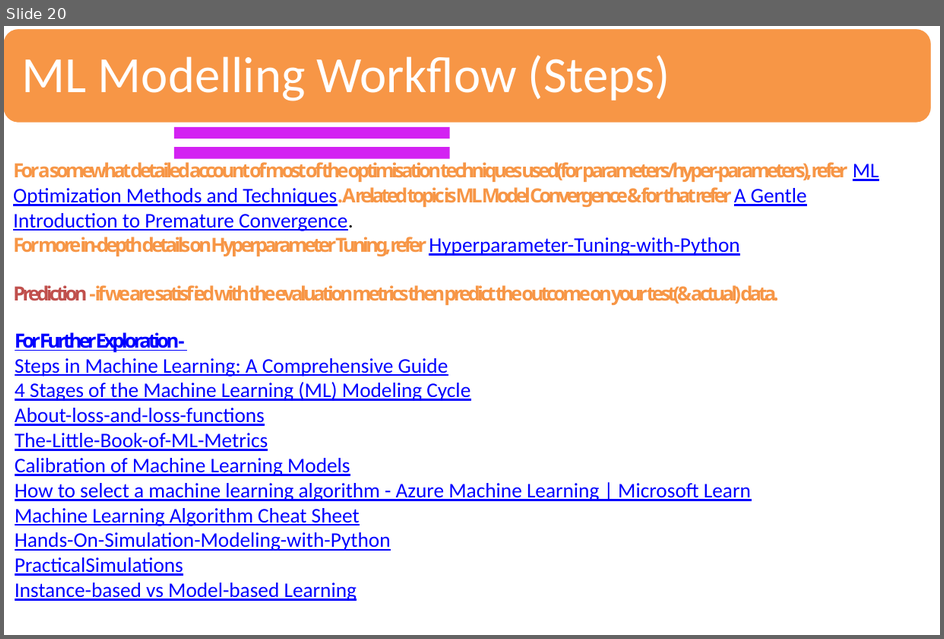
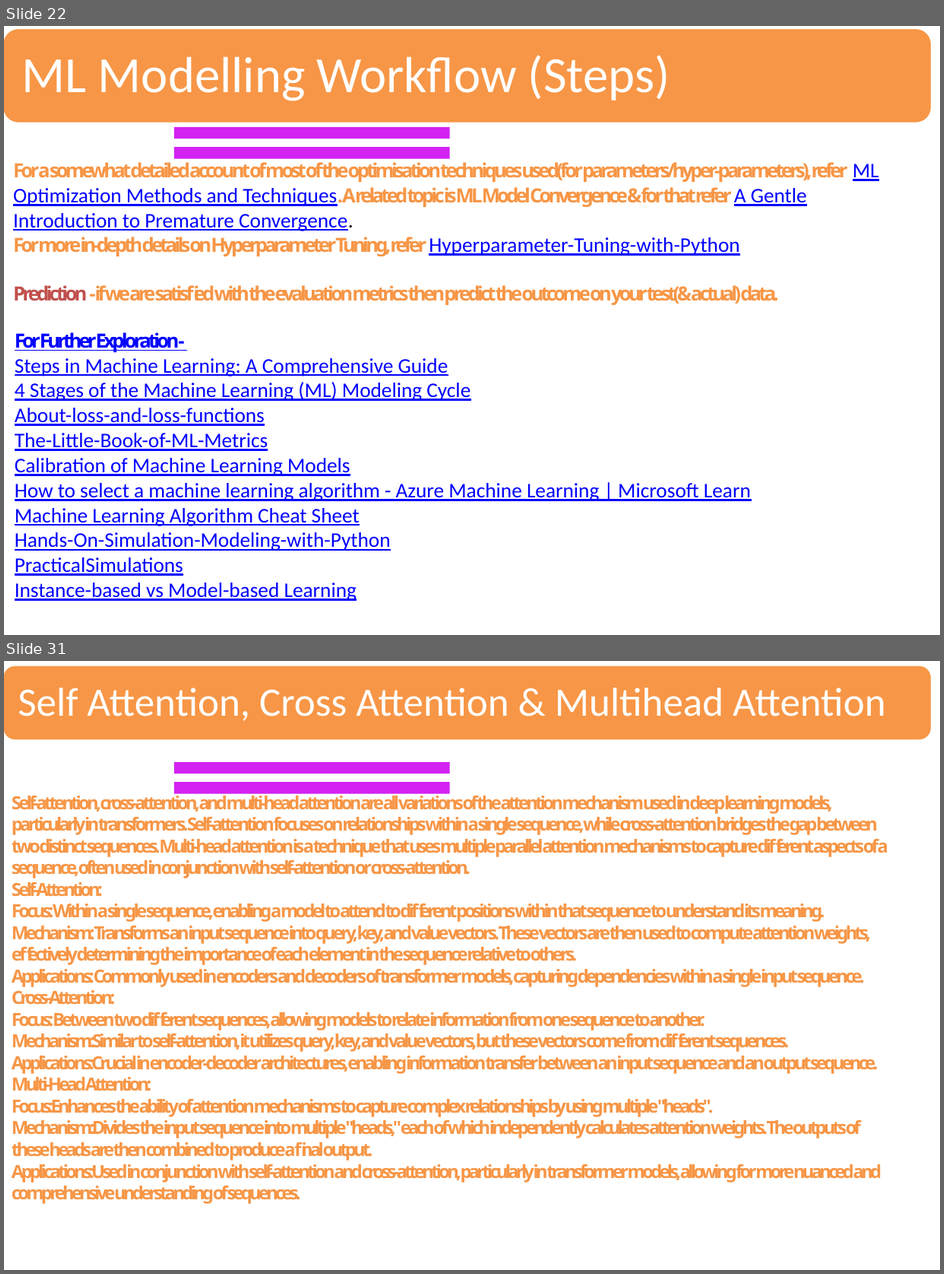
Before and after one commit to sandipray63in/Some_Self_Learning_Decks, a slide deck: AI, ML, DL & Related Topics(WIP).pptx. Shown one above the other, each under a label of ours: slide 20 before the commit, slides 22 and 31 after it; the slides between them are not shown. The pictures are 944x639 and 944x1274 pixels, drawn with LibreOffice and Linux fonts; fonts in the diff are those of the drawing. Boxes give left, top, right and bottom in pixels: in the first picture for what was removed or moved away, otherwise in the second. Text is boxed around its words. In the diff, an @@ line names an element or a change of style, - is before the commit and + after.

```diff
--- a/AI, ML, DL & Related Topics(WIP).pptx
+++ b/AI, ML, DL & Related Topics(WIP).pptx
@@ slide 31 added at box(4, 661, 940, 1270), background #FFFFFF @@
@@ rounded rectangle added at box(4, 665, 933, 741), fill #F79646, outline #FFFFFF 2 pt @@
@@ text added at box(18, 688, 886, 721), 31 pt, text #FFFFFF @@
+Self Attention, Cross Attention & Multihead Attention
@@ freeform shape added at box(174, 762, 451, 773), fill #D322F2 @@
@@ text added at box(12, 792, 889, 1204), 13.9 pt, text #F79646, bold @@
+Self-attention, cross-attention, and multi-head attention are all variations of the attention mechanism used in deep learning models, particularly in transformers. Self-attention focuses on relationships within a single sequence, while cross-attention bridges the gap between two distinct sequences. Multi-head attention is a technique that uses multiple parallel attention mechanisms to capture different aspects of a sequence, often used in conjunction with self-attention or cross-attention.
+Self-Attention:
+Focus: Within a single sequence, enabling a model to attend to different positions within that sequence to understand its meaning.
+Mechanism: Transforms an input sequence into query, key, and value vectors. These vectors are then used to compute attention weights, effectively determining the importance of each element in the sequence relative to others.
+Applications: Commonly used in encoders and decoders of transformer models, capturing dependencies within a single input sequence.
+Cross-Attention:
+Focus: Between two different sequences, allowing models to relate information from one sequence to another.
+Mechanism:Similar to self-attention, it utilizes query, key, and value vectors, but these vectors come from different sequences.
+Applications:Crucial in encoder-decoder architectures, enabling information transfer between an input sequence and an output sequence.
+Multi-Head Attention:
+Focus:Enhances the ability of attention mechanisms to capture complex relationships by using multiple "heads".
+Mechanism:Divides the input sequence into multiple "heads," each of which independently calculates attention weights. The outputs of these heads are then combined to produce a final output.
+Applications:Used in conjunction with self-attention and cross-attention, particularly in transformer models, allowing for more nuanced and comprehensive understanding of sequences.
@@ freeform shape added at box(174, 782, 451, 793), fill #D322F2 @@
@@ what was slide 20 is now slide 22 @@
```
Also in this commit, not shown: 3 slides changed, 10 other slides added.
